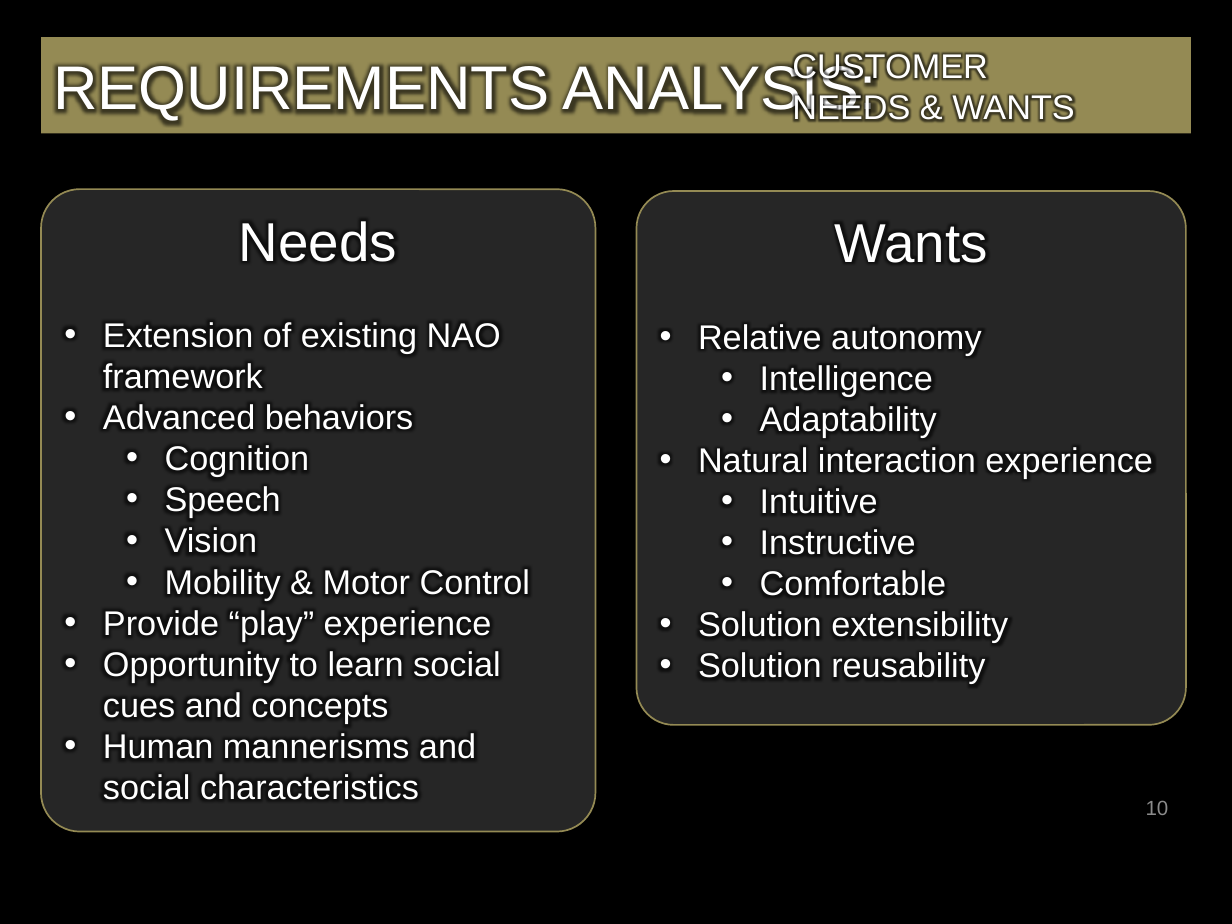
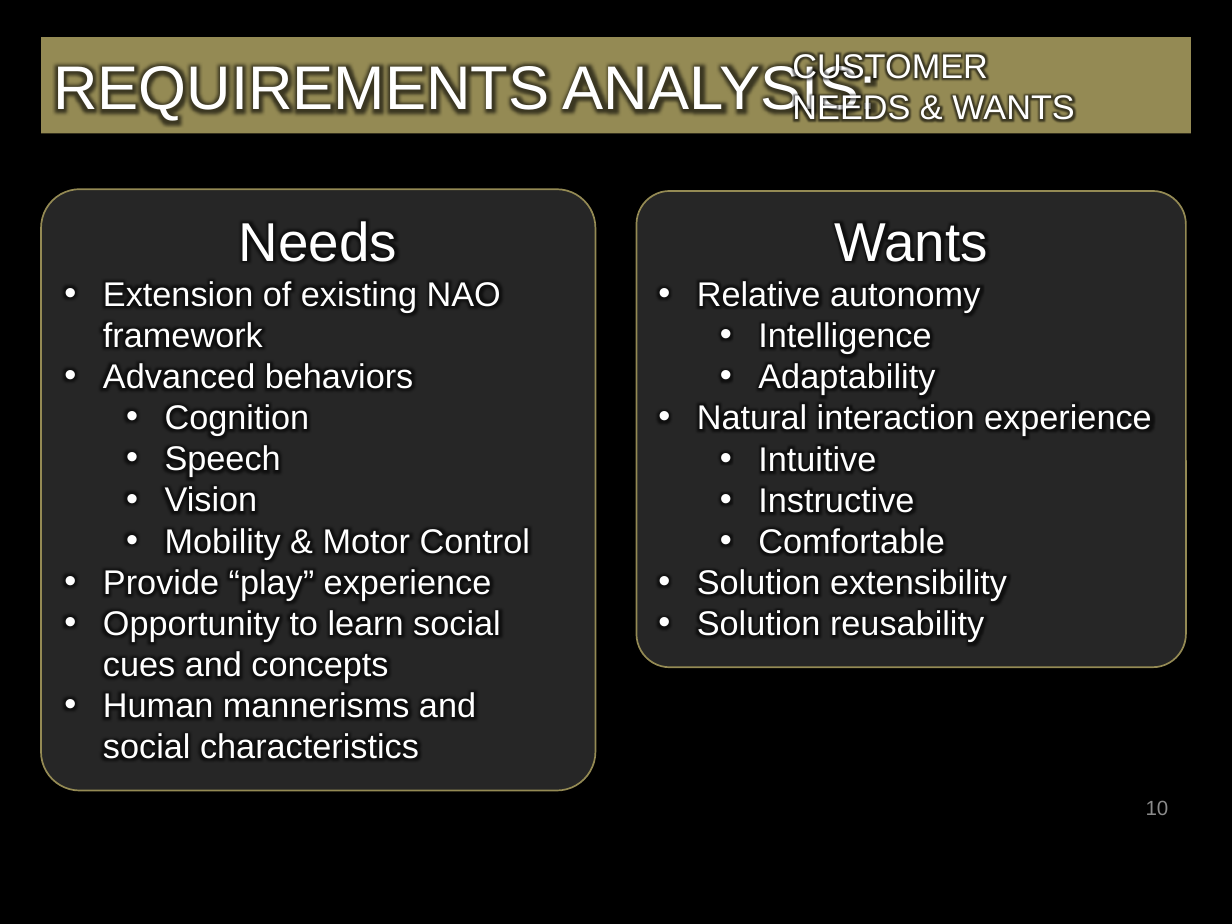
Before and after one commit to bg719/UCCS-Social-Robotics, a slide deck: slide 10 of docs/FinalSeminarPresentation.pptx. Drawn at 1232x924 pixels with LibreOffice and Linux fonts; fonts in the diff are those of the drawing; background and template pictures are left out. Boxes give left, top, right and bottom in pixels: in the first picture for what was removed or moved away, otherwise in the second. Text is boxed around its words. In the diff, an @@ line names an element or a change of style, - is before the commit and + after.

```diff
--- a/docs/FinalSeminarPresentation.pptx
+++ b/docs/FinalSeminarPresentation.pptx
@@ rounded rectangle "Needs": place and size @@
-rounded rectangle "Needs" at [41,190,595,832]
+rounded rectangle "Needs" at [41,190,595,791]
@@ rounded rectangle "Wants": place and size @@
-rounded rectangle "Wants" at [637,191,1186,724]
+rounded rectangle "Wants" at [637,191,1186,668]
```
Also in this commit, not shown: 20 other slides changed.
